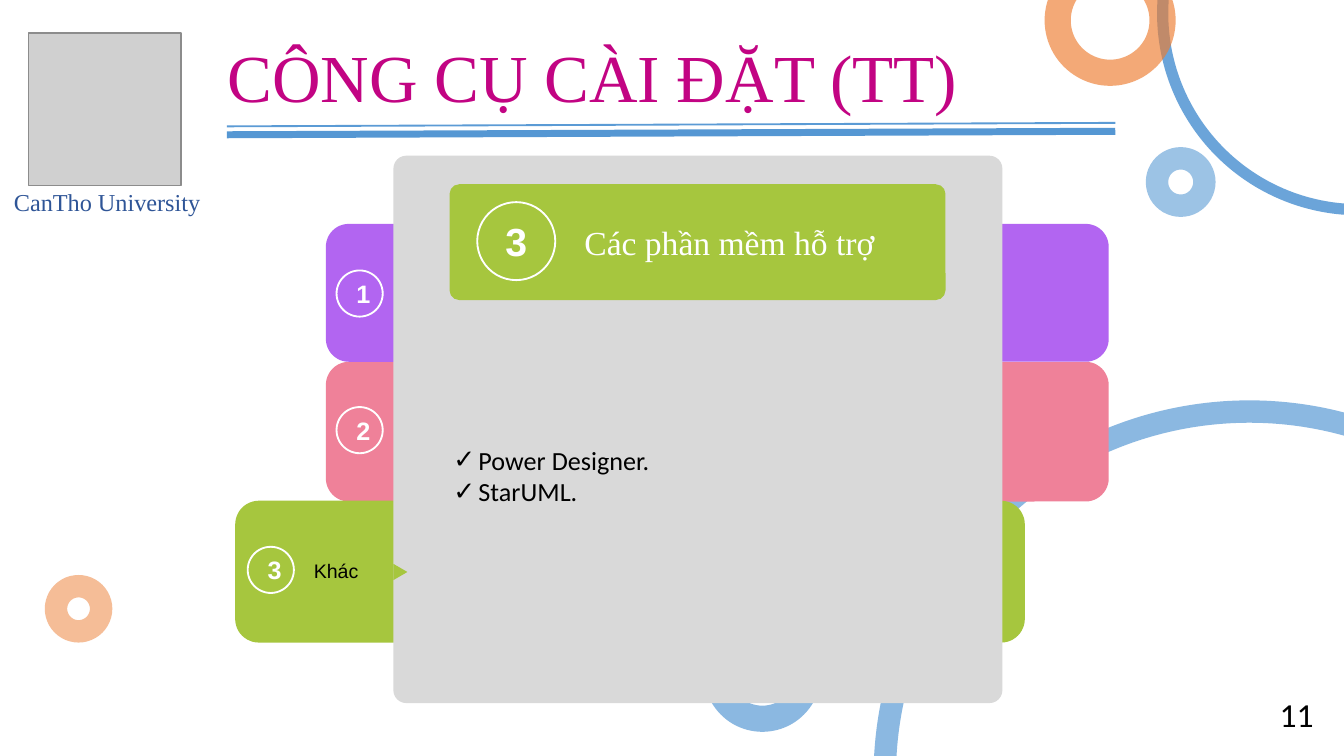
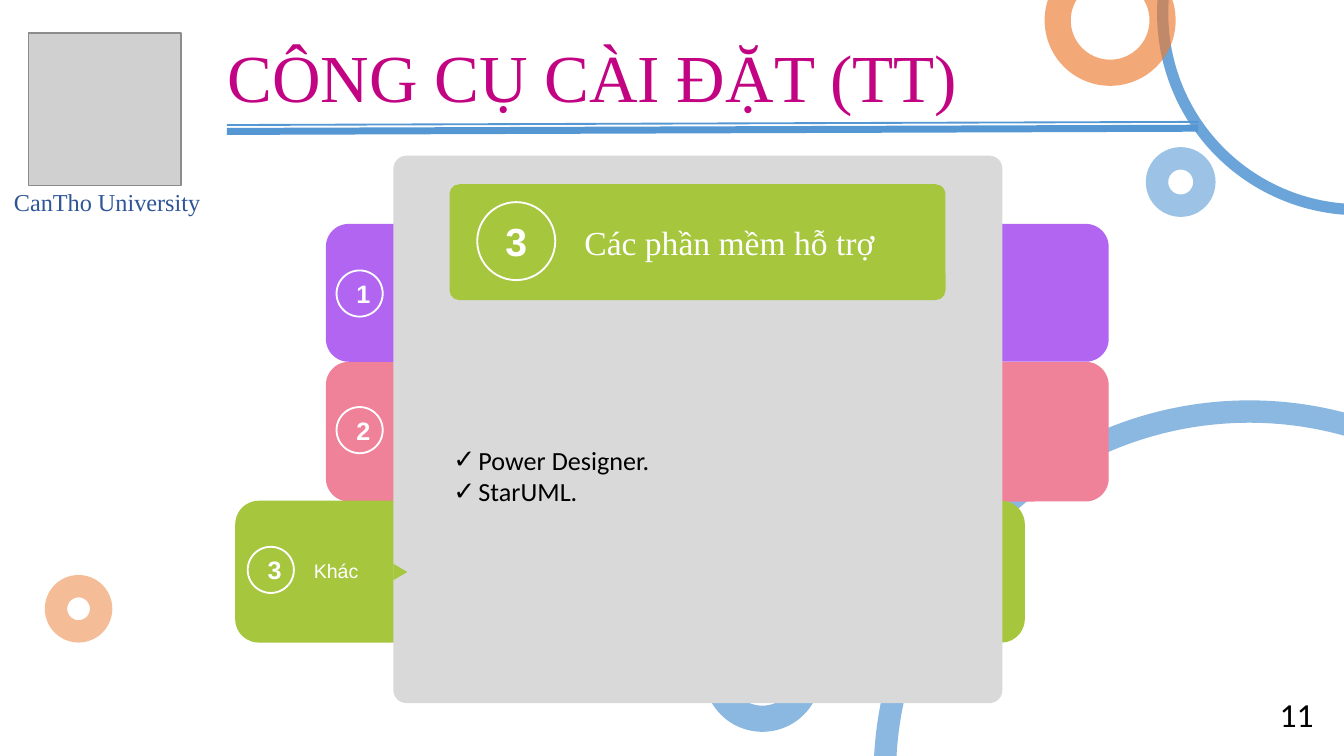
Before and after one commit to lethanhtan/TMA_CTU_Thesis, a slide deck: slide 13 of doc/TMA_CTU_Thesis_Presentation_Ver2.pptx. Drawn at 1344x756 pixels with LibreOffice and Linux fonts; fonts in the diff are those of the drawing; grey boxes stand for pictures. Boxes give left, top, right and bottom in pixels: in the first picture for what was removed or moved away, otherwise in the second. Text is boxed around its words. In the diff, an @@ line names an element or a change of style, - is before the commit and + after.

```diff
--- a/doc/TMA_CTU_Thesis_Presentation_Ver2.pptx
+++ b/doc/TMA_CTU_Thesis_Presentation_Ver2.pptx
@@ line moved from (227, 134) - (1116, 132) to (227, 132) - (1199, 128) @@
@@ line moved from (227, 126) - (1116, 122) to (227, 125) - (1199, 122) @@
@@ line (227, 125) - (1199, 122): stroke #5B9BD5 1 pt to #5698D3 1 pt @@
@@ text "Khác" at (314, 563, 358, 578): text colour #000000 to #FFFFFF @@
```
Also in this commit, not shown: 31 other slides changed, 14 slides added, 2 slides removed.
